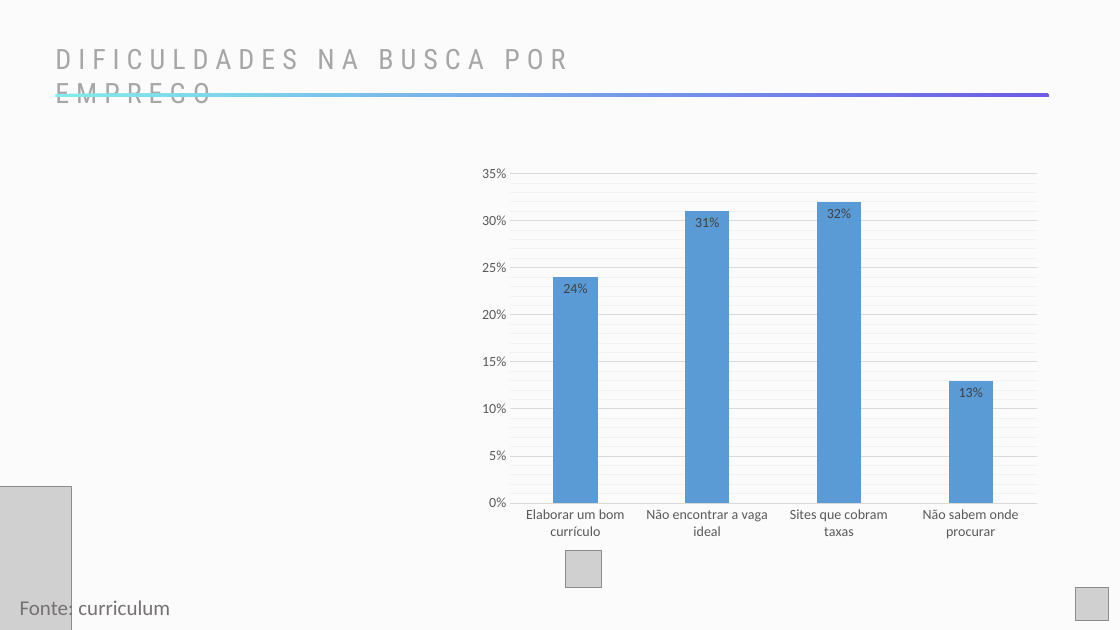
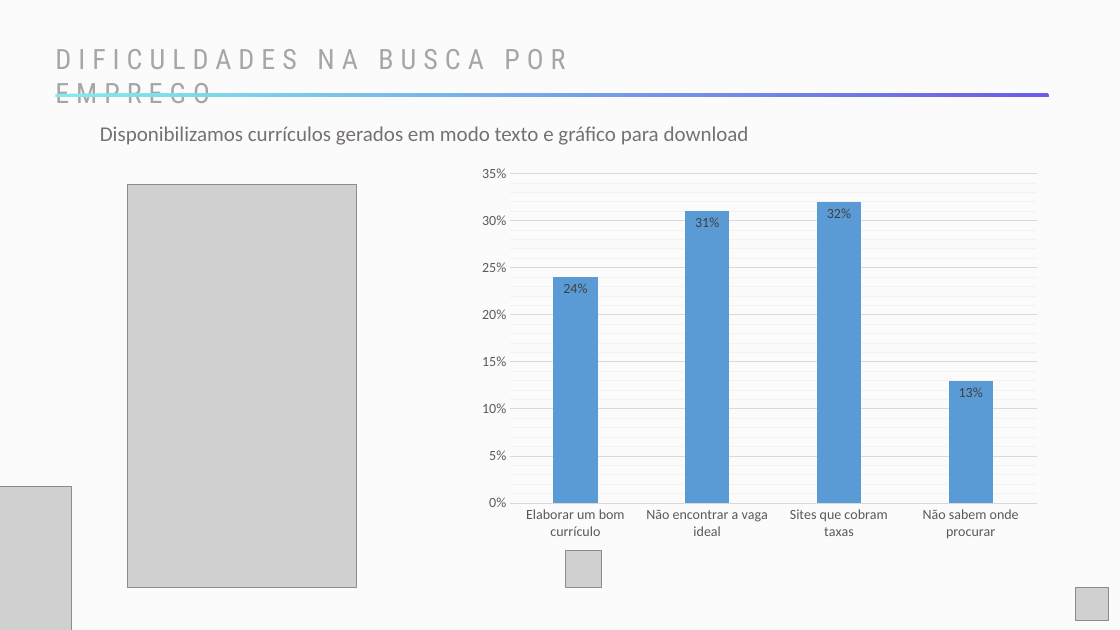
Before and after one commit to ismikeandrews/goodfit, a slide deck: slide 6 of pitch/pitch-next.pptx (slide 5 before the commit). Drawn at 1120x630 pixels with LibreOffice and Linux fonts; fonts in the diff are those of the drawing; grey boxes stand for pictures. Boxes give left, top, right and bottom in pixels: in the first picture for what was removed or moved away, otherwise in the second. Text is boxed around its words. In the diff, an @@ line names an element or a change of style, - is before the commit and + after.

```diff
--- a/pitch/pitch-next.pptx
+++ b/pitch/pitch-next.pptx
@@ text added at (x1=100, y1=126, x2=749, y2=145), 18 pt, text #767171 @@
+Disponibilizamos currículos gerados em modo texto e gráfico para download
@@ picture added at (x1=128, y1=185, x2=356, y2=587) @@
@@ text removed at (x1=20, y1=597, x2=170, y2=621) @@
-Fonte: curriculum
```
Also in this commit, not shown: 4 other slides changed, 4 slides added, 2 slides removed.
